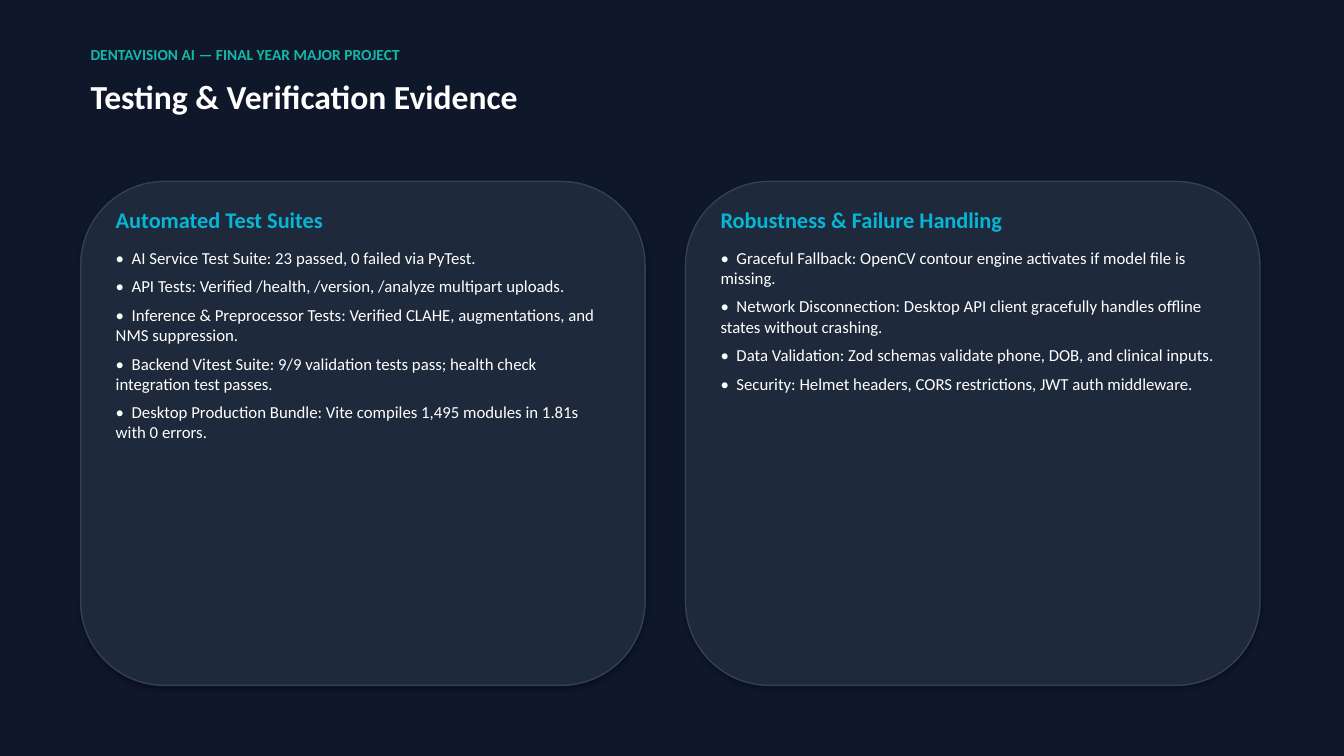
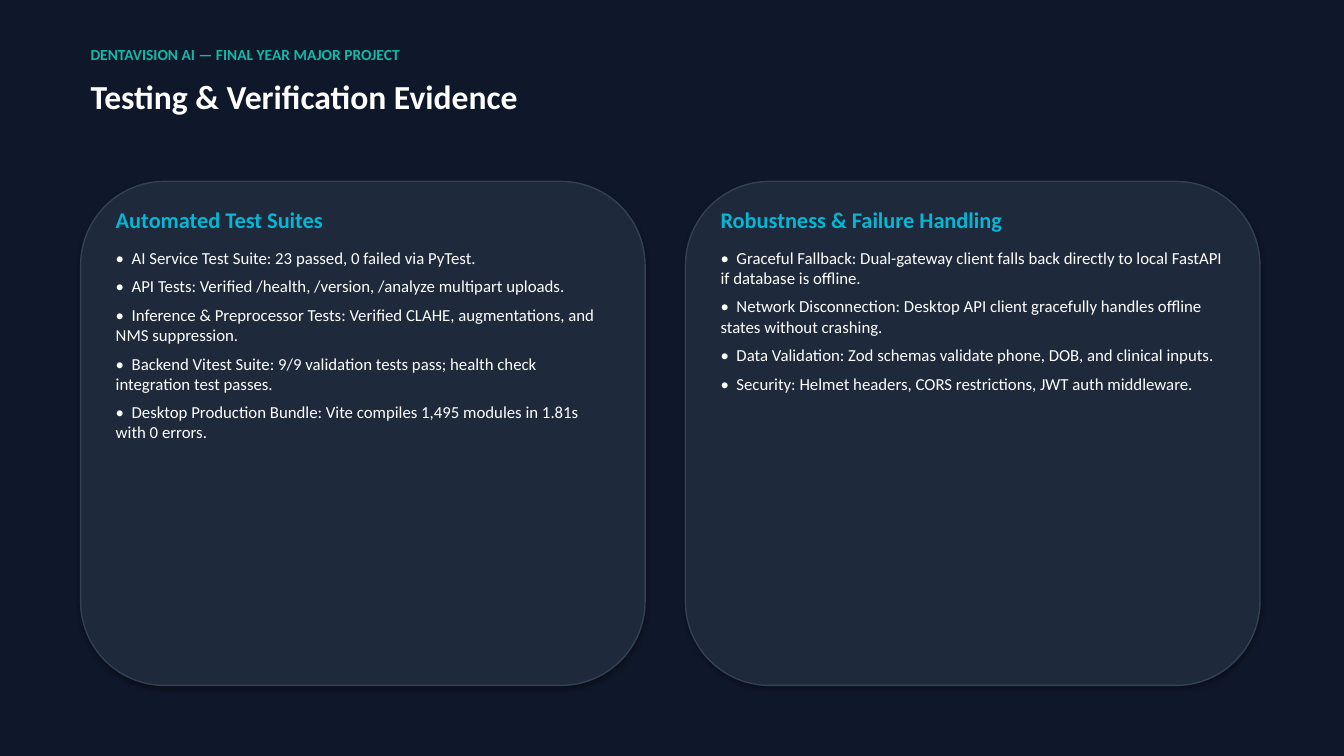
Before and after one commit to noaman10a/DentaVision-AI, a slide deck: slide 13 of docs/presentation/DentaVision_AI_Final_Presentation.pptx (slide 12 before the commit). Drawn at 1344x756 pixels with LibreOffice and Linux fonts; fonts in the diff are those of the drawing. Boxes give left, top, right and bottom in pixels: in the first picture for what was removed or moved away, otherwise in the second. Text is boxed around its words. In the diff, an @@ line names an element or a change of style, - is before the commit and + after.

Commit message:
feat(presentation): capture genuine E2E desktop screenshots, lock final model in FINAL_MODEL_SELECTION.md, and embed live evidence in presentation

```diff
--- a/docs/presentation/DentaVision_AI_Final_Presentation.pptx
+++ b/docs/presentation/DentaVision_AI_Final_Presentation.pptx
@@ text at <box>721,252,1222,284</box>: text changed @@
-• Graceful Fallback: OpenCV contour engine activates if model file is missing.
+• Graceful Fallback: Dual-gateway client falls back directly to local FastAPI if database is offline.
```
Also in this commit, not shown: 1 other slide changed, 1 slide added, 12 other files.
